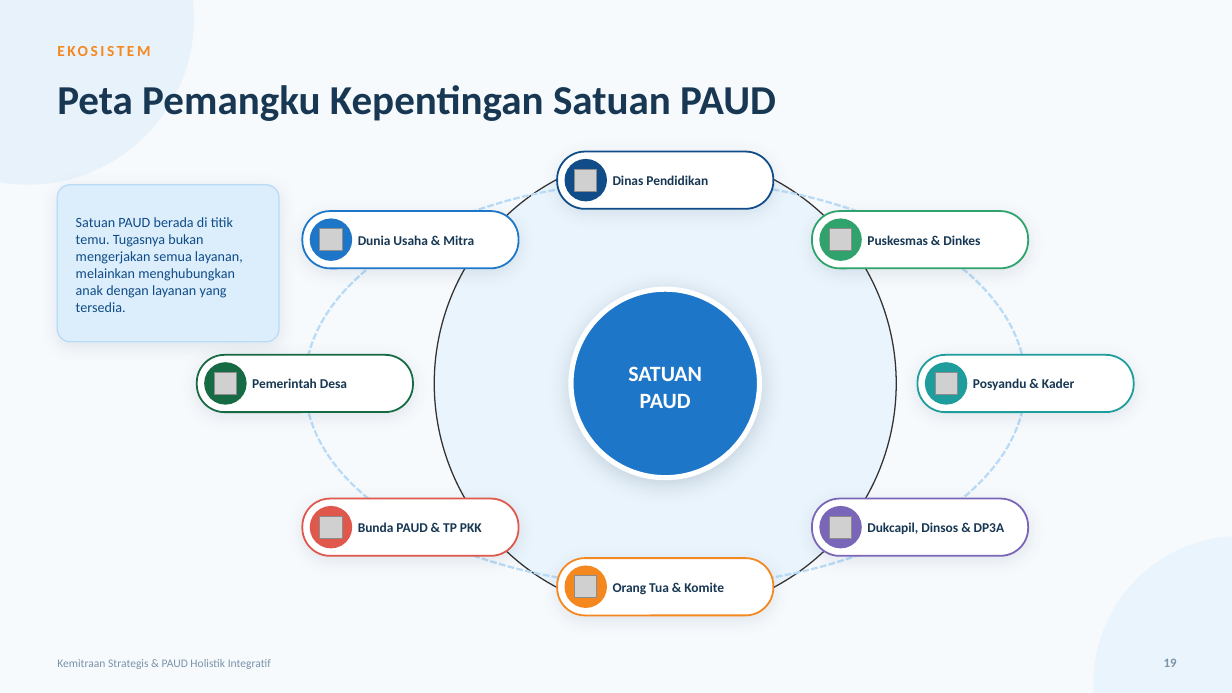
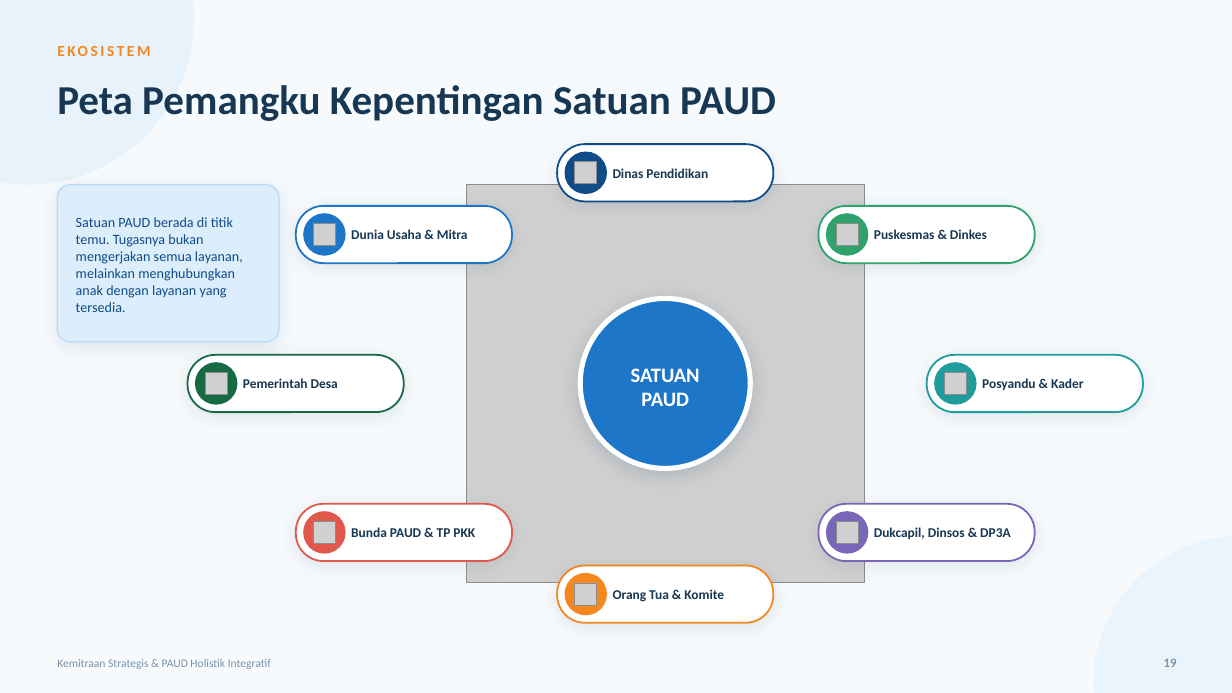
Before and after one commit to afriiqbal/kemitraanpaud, a slide deck: slide 19 of presentasi/Kemitraan_Strategis_PAUD_HI.pptx. Drawn at 1232x693 pixels with LibreOffice and Linux fonts; fonts in the diff are those of the drawing; grey boxes stand for pictures. Boxes give left, top, right and bottom in pixels: in the first picture for what was removed or moved away, otherwise in the second. Text is boxed around its words. In the diff, an @@ line names an element or a change of style, - is before the commit and + after.

```diff
--- a/presentasi/Kemitraan_Strategis_PAUD_HI.pptx
+++ b/presentasi/Kemitraan_Strategis_PAUD_HI.pptx
@@ rounded rectangle: place and size @@
-rounded rectangle at (557,152,774,209)
+rounded rectangle at (557,144,774,201)
@@ ellipse removed at (434,152,897,615) @@
@@ 1 picture, 1 text, 1 ellipse: place and size @@
-1 picture, 1 text, 1 ellipse at (565,159,708,201)
+1 picture, 1 text, 1 ellipse at (565,152,708,194)
@@ ellipse removed at (305,180,1026,587) @@
@@ picture added at (467,185,864,582) @@
@@ 1 picture, 1 text, 1 rounded rectangle, 1 ellipse: place and size @@
-1 picture, 1 text, 1 rounded rectangle, 1 ellipse at (302,211,518,268)
+1 picture, 1 text, 1 rounded rectangle, 1 ellipse at (296,206,512,263)
@@ 1 picture, 1 text, 1 rounded rectangle, 1 ellipse: place and size @@
-1 picture, 1 text, 1 rounded rectangle, 1 ellipse at (812,211,1029,268)
+1 picture, 1 text, 1 rounded rectangle, 1 ellipse at (819,206,1035,263)
@@ ellipse: place and size @@
-ellipse at (571,289,760,478)
+ellipse at (580,299,750,469)
@@ text "SATUAN" at (631,368,700,406): size 17 to 16 pt @@
@@ 1 picture, 1 text, 1 rounded rectangle, 1 ellipse: place and size @@
-1 picture, 1 text, 1 rounded rectangle, 1 ellipse at (197,355,413,412)
+1 picture, 1 text, 1 rounded rectangle, 1 ellipse at (188,355,404,412)
@@ 1 picture, 1 text, 1 rounded rectangle, 1 ellipse: place and size @@
-1 picture, 1 text, 1 rounded rectangle, 1 ellipse at (918,355,1134,412)
+1 picture, 1 text, 1 rounded rectangle, 1 ellipse at (927,355,1143,412)
@@ 1 picture, 1 text, 1 rounded rectangle, 1 ellipse: place and size @@
-1 picture, 1 text, 1 rounded rectangle, 1 ellipse at (302,499,518,556)
+1 picture, 1 text, 1 rounded rectangle, 1 ellipse at (296,504,512,561)
@@ 1 picture, 1 text, 1 rounded rectangle, 1 ellipse: place and size @@
-1 picture, 1 text, 1 rounded rectangle, 1 ellipse at (812,499,1029,556)
+1 picture, 1 text, 1 rounded rectangle, 1 ellipse at (819,504,1035,561)
@@ rounded rectangle: place and size @@
-rounded rectangle at (557,558,774,616)
+rounded rectangle at (557,566,774,623)
@@ 1 picture, 1 text, 1 ellipse: place and size @@
-1 picture, 1 text, 1 ellipse at (565,566,724,608)
+1 picture, 1 text, 1 ellipse at (565,573,724,616)
```
Also in this commit, not shown: 23 other slides changed, 36 other files.
